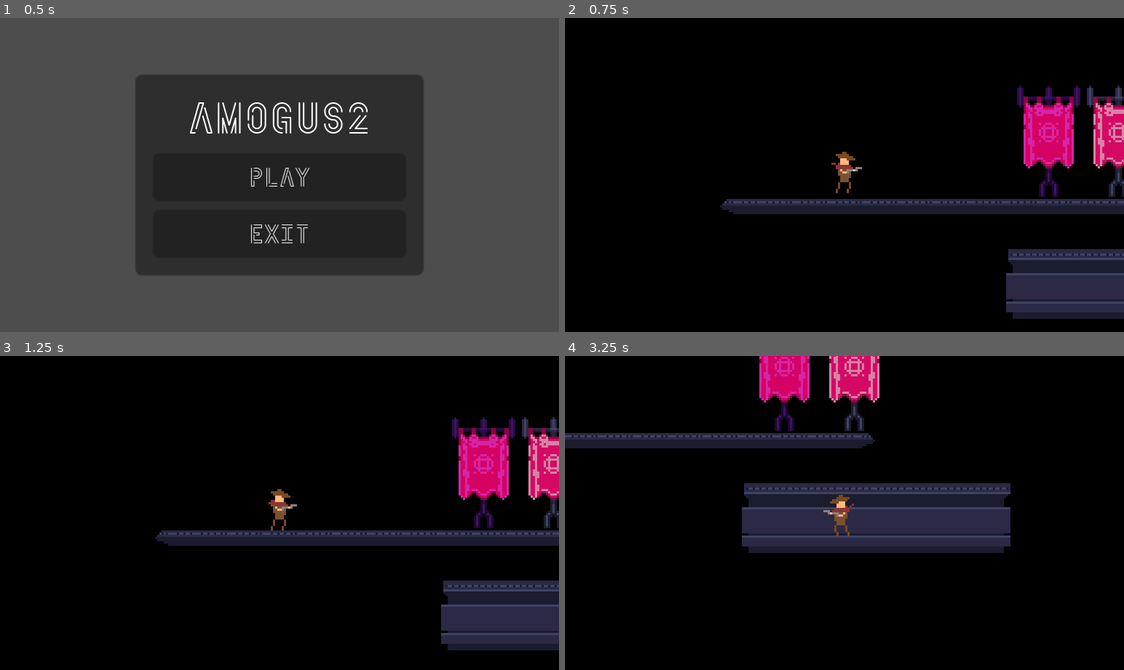
Above: before the commit, frames 1-4 (two rows, left to right).
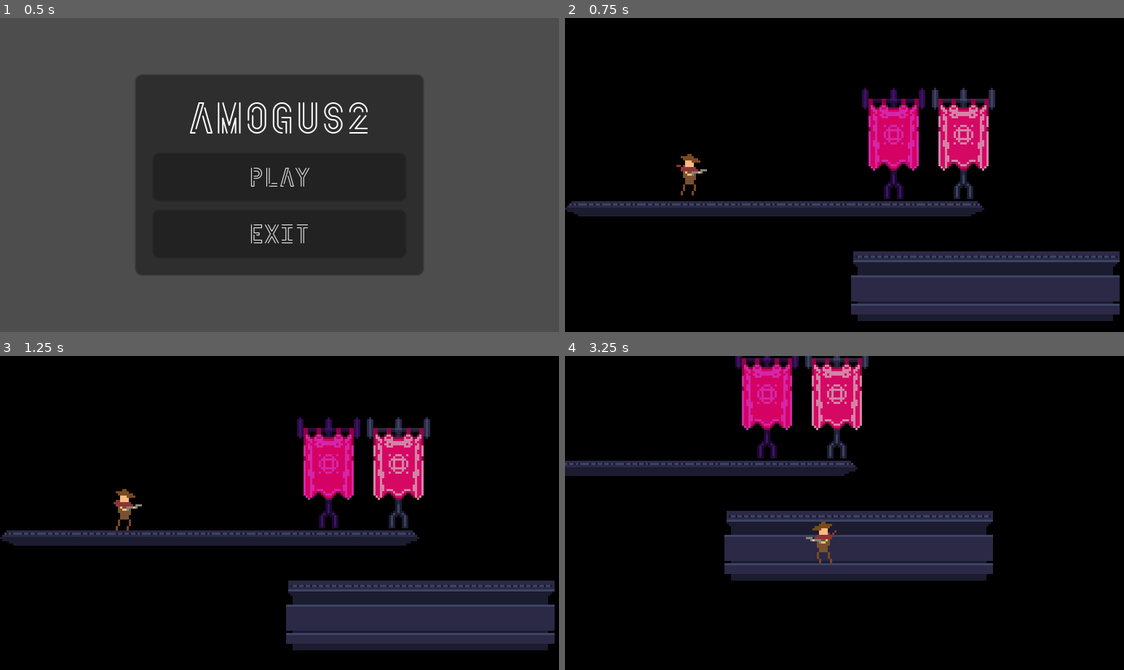
Above: after the commit, the same moments.

Repository: elixs/amogus2
Game: Godot game, scene res://ui/main_menu.tscn
Two runs of this game, one before a commit and one after it. Both use one fixed random seed, a clock stepped at 60 frames per second and the inputs below. The engine's default icon, where the game draws it, is replaced by a stand-in: a white triangle on a blue panel in a dark square.
Inputs (mouse positions are in pixels of both pictures, inside the frame that each line leads up to):
- Up to frame 1 (0.5 s): no input
- Up to frame 2 (0.75 s): click "Play" at 0.5 s
- Up to frame 3 (1.25 s): no input
- Up to frame 4 (3.25 s): move the mouse to (967, 497) at 1.27 s; hold C (camera) 1.28-2.03 s; hold D (move_right) 1.28-2.78 s; tap Space (jump) at 1.52, 1.82, 2.27, 2.3, 2.57, 2.85 s; click (967, 497) at 1.55 s; move the mouse to (732, 528) at 2.02 s; click (732, 528) at 2.1 s; move the mouse to (900, 443) at 2.77 s; hold A (move_left) from 2.78 s (still down); hold C (camera) from 2.78 s (still down)

Frame 1 is identical in both runs. In frame 2, 20% of the frame differs, in the area x 0-100%, y 21-97%; in frame 3, 18%; in frame 4, 20%.

Commit message:
music, sfx and attack

Diff:
--- /dev/null
+++ b/default_bus_layout.tres
@@ -0,0 +1,36 @@
+[gd_resource type="AudioBusLayout" load_steps=5 format=3 uid="uid://d3dtyik2vgqhl"]
+
+[sub_resource type="AudioEffectPhaser" id="AudioEffectPhaser_te5bi"]
+resource_name = "Phaser"
+
+[sub_resource type="AudioEffectPhaser" id="AudioEffectPhaser_ix4ay"]
+resource_name = "Phaser"
+
+[sub_resource type="AudioEffectLowPassFilter" id="AudioEffectLowPassFilter_73q1k"]
+resource_name = "LowPassFilter"
+
+[sub_resource type="AudioEffectReverb" id="AudioEffectReverb_un37o"]
+resource_name = "Reverb"
+
+[resource]
+bus/0/volume_db = -0.0282841
+bus/1/name = &"Music"
+bus/1/solo = false
+bus/1/mute = false
+bus/1/bypass_fx = false
+bus/1/volume_db = -0.0282841
+bus/1/send = &"Master"
+bus/1/effect/0/effect = SubResource("AudioEffectPhaser_te5bi")
+bus/1/effect/0/enabled = true
+bus/2/name = &"SFX"
+bus/2/solo = false
+bus/2/mute = false
+bus/2/bypass_fx = false
+bus/2/volume_db = 0.0
+bus/2/send = &"Master"
+bus/2/effect/0/effect = SubResource("AudioEffectPhaser_ix4ay")
+bus/2/effect/0/enabled = true
+bus/2/effect/1/effect = SubResource("AudioEffectLowPassFilter_73q1k")
+bus/2/effect/1/enabled = true
+bus/2/effect/2/effect = SubResource("AudioEffectReverb_un37o")
+bus/2/effect/2/enabled = true
--- a/project.godot
+++ b/project.godot
@@ -73,6 +73,17 @@
 "events": [Object(InputEventMouseButton,"resource_local_to_scene":false,"resource_name":"","device":-1,"window_id":0,"a …(245 unchanged characters)…
 ]
 }
+attack={
+"deadzone": 0.5,
+"events": [Object(InputEventMouseButton,"resource_local_to_scene":false,"resource_name":"","device":-1,"window_id":0,"alt_pressed":false,"shift_pressed":false,"ctrl_pressed":false,"meta_pressed":false,"button_mask":1,"position":Vector2(291.8, 39.8),"global_position":Vector2(299, 116),"factor":1.0,"button_index":1,"pressed":true,"double_click":false,"script":null)
+]
+}
+
+[layer_names]
+
+2d_physics/layer_1="world"
+2d_physics/layer_2="player"
+2d_physics/layer_3="enemy"
 
 [rendering]
 
--- a/scenes/enemy.gd
+++ b/scenes/enemy.gd
@@ -1,3 +1,5 @@
+class_name Enemy
+
 extends CharacterBody2D
 
 var gravity = ProjectSettings.get_setting("physics/2d/default_gravity") / 10
@@ -8,4 +10,9 @@
 
 	move_and_slide()
 
-	print(Game.jumps)
+
+func take_damage():
+	print("auch")
+	modulate = Color.RED
+	await get_tree().create_timer(0.2).timeout
+	modulate = Color.WHITE
--- a/scenes/enemy.tscn
+++ b/scenes/enemy.tscn
@@ -8,6 +8,8 @@
 height = 16.0
 
 [node name="Enemy" type="CharacterBody2D" groups=["camera"]]
+collision_layer = 5
+collision_mask = 5
 script = ExtResource("1_dbyj0")
 
 [node name="Sprite2D" type="Sprite2D" parent="."]
--- a/scenes/main.tscn
+++ b/scenes/main.tscn
@@ -6,6 +6,7 @@
 [ext_resource type="PackedScene" uid="uid://qcr0020fw67i" path="res://scenes/follow_camera.tscn" id="3_mubxh"]
 [ext_resource type="Texture2D" uid="uid://bsoto5pswsr8b" path="res://assets/Tile Set/StaticTiles.png" id="5_iodlm"]
 [ext_resource type="Texture2D" uid="uid://bu83oflssdbl1" path="res://assets/37033d6e-0c40-44a3-857b-0192add29fc7.png" id="6_7tn55"]
+[ext_resource type="AudioStream" uid="uid://c8vxxhngph56d" path="res://assets/Wild West Music - Harvey Carman/MP3/Slinger Swagger (loop).mp3" id="7_uai0y"]
 
 [sub_resource type="TileSetAtlasSource" id="TileSetAtlasSource_sf5i6"]
 texture = ExtResource("3_2meep")
@@ -470,6 +471,7 @@
 layer_0/tile_data = PackedInt32Array(393217, 327680, 0, 393218, 327680, 0, 393216, 262144, 0, 393219, 327680, 0, 393220 …(507 unchanged characters)…
 
 [node name="FollowCamera" parent="." instance=ExtResource("3_mubxh")]
+enabled = false
 
 [node name="Player" parent="." instance=ExtResource("2_k8b1r")]
 position = Vector2(57, 92)
@@ -483,3 +485,8 @@
 [node name="TileMap3" type="TileMap" parent="."]
 tile_set = SubResource("TileSet_g8km6")
 format = 2
+
+[node name="AudioStreamPlayer" type="AudioStreamPlayer" parent="."]
+stream = ExtResource("7_uai0y")
+autoplay = true
+bus = &"Music"
--- a/scenes/player.gd
+++ b/scenes/player.gd
@@ -16,9 +16,14 @@
 @onready var camera = $Camera
 @onready var camera_zoom = $CameraZoom
 
+@onready var audio_stream_player = $AudioStreamPlayer
+@onready var area_2d = $Pivot/Area2D
+
+
 func _ready():
 	animation_tree.active = true
-#	camera.enabled = true
+	camera.enabled = true
+	area_2d.body_entered.connect(_on_body_entered)
 
 func _physics_process(delta):
 	if not is_on_floor():
@@ -27,6 +32,7 @@
 	if Input.is_action_just_pressed("jump") and is_on_floor():
 		velocity.y = JUMP_VELOCITY
 		Game.jumps += 1
+		audio_stream_player.play()
 
 	var move_input = Input.get_axis("move_left", "move_right")
 
@@ -36,6 +42,9 @@
 
 	if Input.is_action_just_pressed("spawn"):
 		_spawn()
+
+	if Input.is_action_just_pressed("attack"):
+		_attack()
 
 	# animation
 
@@ -64,3 +73,15 @@
 	var enemy = Enemy.instantiate()
 	get_parent().add_child(enemy)
 	enemy.global_position = get_global_mouse_position()
+
+
+func _attack():
+	playback.call_deferred("travel", "attack")
+
+
+func _on_body_entered(body: Node):
+	if body.has_method("take_damage"):
+		body.take_damage()
+	if body is CharacterBody2D:
+		var character = body as CharacterBody2D
+		character.velocity = (character.global_position - global_position).normalized() * 300
--- a/scenes/player.tscn
+++ b/scenes/player.tscn
@@ -1,8 +1,13 @@
-[gd_scene load_steps=33 format=3 uid="uid://cj2eny6k3ufs6"]
+[gd_scene load_steps=42 format=3 uid="uid://cj2eny6k3ufs6"]
 
 [ext_resource type="Texture2D" uid="uid://v40ljdvwi3xm" path="res://assets/mini cowboy-different 1.png" id="1_ndijd"]
 [ext_resource type="Script" path="res://scenes/player.gd" id="1_xpfnj"]
 [ext_resource type="PackedScene" uid="uid://dn844xh8mytx3" path="res://ui/pause_menu.tscn" id="3_qiyis"]
+[ext_resource type="AudioStream" uid="uid://w05hsn4gg3ud" path="res://assets/audio effects retro/Animal and caracters/characters/actions and reactions interactions/jump.wav" id="4_vqcue"]
+[ext_resource type="AudioStream" uid="uid://ij1v7d66kcha" path="res://assets/audio effects retro/Animal and caracters/characters/actions and reactions interactions/attack/attack variation.wav" id="5_o3nfr"]
+
+[sub_resource type="RectangleShape2D" id="RectangleShape2D_jivw5"]
+size = Vector2(17, 16.5)
 
 [sub_resource type="CapsuleShape2D" id="CapsuleShape2D_bwnwi"]
 radius = 2.0
@@ -49,14 +54,14 @@
 tracks/3/type = "value"
 tracks/3/imported = false
 tracks/3/enabled = true
-tracks/3/path = NodePath("Pivot/Sprite2D:vframes")
+tracks/3/path = NodePath("Pivot/Area2D/CollisionShape2D:disabled")
 tracks/3/interp = 1
 tracks/3/loop_wrap = true
 tracks/3/keys = {
 "times": PackedFloat32Array(0),
 "transitions": PackedFloat32Array(1),
 "update": 1,
-"values": [8]
+"values": [true]
 }
 
 [sub_resource type="Animation" id="Animation_g75ko"]
@@ -90,22 +95,10 @@
 tracks/2/type = "value"
 tracks/2/imported = false
 tracks/2/enabled = true
-tracks/2/path = NodePath("Pivot/Sprite2D:vframes")
-tracks/2/interp = 1
-tracks/2/loop_wrap = true
-tracks/2/keys = {
-"times": PackedFloat32Array(0),
-"transitions": PackedFloat32Array(1),
-"update": 1,
-"values": [7]
-}
-tracks/3/type = "value"
-tracks/3/imported = false
-tracks/3/enabled = true
-tracks/3/path = NodePath("Pivot/Sprite2D:frame")
-tracks/3/interp = 1
-tracks/3/loop_wrap = true
-tracks/3/keys = {
+tracks/2/path = NodePath("Pivot/Sprite2D:frame")
+tracks/2/interp = 1
+tracks/2/loop_wrap = true
+tracks/2/keys = {
 "times": PackedFloat32Array(0, 0.1),
 "transitions": PackedFloat32Array(1, 1),
 "update": 1,
@@ -152,18 +145,6 @@
 "update": 1,
 "values": [3]
 }
-tracks/3/type = "value"
-tracks/3/imported = false
-tracks/3/enabled = true
-tracks/3/path = NodePath("Pivot/Sprite2D:vframes")
-tracks/3/interp = 1
-tracks/3/loop_wrap = true
-tracks/3/keys = {
-"times": PackedFloat32Array(0),
-"transitions": PackedFloat32Array(1),
-"update": 1,
-"values": [7]
-}
 
 [sub_resource type="Animation" id="Animation_g4hg7"]
 resource_name = "jump"
@@ -196,22 +177,10 @@
 tracks/2/type = "value"
 tracks/2/imported = false
 tracks/2/enabled = true
-tracks/2/path = NodePath("Pivot/Sprite2D:vframes")
-tracks/2/interp = 1
-tracks/2/loop_wrap = true
-tracks/2/keys = {
-"times": PackedFloat32Array(0),
-"transitions": PackedFloat32Array(1),
-"update": 1,
-"values": [7]
-}
-tracks/3/type = "value"
-tracks/3/imported = false
-tracks/3/enabled = true
-tracks/3/path = NodePath("Pivot/Sprite2D:frame")
-tracks/3/interp = 1
-tracks/3/loop_wrap = true
-tracks/3/keys = {
+tracks/2/path = NodePath("Pivot/Sprite2D:frame")
+tracks/2/interp = 1
+tracks/2/loop_wrap = true
+tracks/2/keys = {
 "times": PackedFloat32Array(0, 0.1),
 "transitions": PackedFloat32Array(1, 1),
 "update": 1,
@@ -248,22 +217,10 @@
 tracks/2/type = "value"
 tracks/2/imported = false
 tracks/2/enabled = true
-tracks/2/path = NodePath("Pivot/Sprite2D:vframes")
-tracks/2/interp = 1
-tracks/2/loop_wrap = true
-tracks/2/keys = {
-"times": PackedFloat32Array(0),
-"transitions": PackedFloat32Array(1),
-"update": 1,
-"values": [7]
-}
-tracks/3/type = "value"
-tracks/3/imported = false
-tracks/3/enabled = true
-tracks/3/path = NodePath("Pivot/Sprite2D:frame")
-tracks/3/interp = 1
-tracks/3/loop_wrap = true
-tracks/3/keys = {
+tracks/2/path = NodePath("Pivot/Sprite2D:frame")
+tracks/2/interp = 1
+tracks/2/loop_wrap = true
+tracks/2/keys = {
 "times": PackedFloat32Array(0, 0.1, 0.2),
 "transitions": PackedFloat32Array(1, 1, 1),
 "update": 1,
@@ -300,22 +257,10 @@
 tracks/2/type = "value"
 tracks/2/imported = false
 tracks/2/enabled = true
-tracks/2/path = NodePath("Pivot/Sprite2D:vframes")
-tracks/2/interp = 1
-tracks/2/loop_wrap = true
-tracks/2/keys = {
-"times": PackedFloat32Array(0),
-"transitions": PackedFloat32Array(1),
-"update": 1,
-"values": [7]
-}
-tracks/3/type = "value"
-tracks/3/imported = false
-tracks/3/enabled = true
-tracks/3/path = NodePath("Pivot/Sprite2D:frame")
-tracks/3/interp = 1
-tracks/3/loop_wrap = true
-tracks/3/keys = {
+tracks/2/path = NodePath("Pivot/Sprite2D:frame")
+tracks/2/interp = 1
+tracks/2/loop_wrap = true
+tracks/2/keys = {
 "times": PackedFloat32Array(0, 0.1),
 "transitions": PackedFloat32Array(1, 1),
 "update": 1,
@@ -353,31 +298,63 @@
 tracks/2/type = "value"
 tracks/2/imported = false
 tracks/2/enabled = true
-tracks/2/path = NodePath("Pivot/Sprite2D:vframes")
-tracks/2/interp = 1
-tracks/2/loop_wrap = true
-tracks/2/keys = {
-"times": PackedFloat32Array(0),
-"transitions": PackedFloat32Array(1),
-"update": 1,
-"values": [7]
-}
-tracks/3/type = "value"
-tracks/3/imported = false
-tracks/3/enabled = true
-tracks/3/path = NodePath("Pivot/Sprite2D:frame")
-tracks/3/interp = 1
-tracks/3/loop_wrap = true
-tracks/3/keys = {
+tracks/2/path = NodePath("Pivot/Sprite2D:frame")
+tracks/2/interp = 1
+tracks/2/loop_wrap = true
+tracks/2/keys = {
 "times": PackedFloat32Array(0, 0.1, 0.2, 0.3),
 "transitions": PackedFloat32Array(1, 1, 1, 1),
 "update": 1,
 "values": [5, 6, 7, 6]
 }
+
+[sub_resource type="Animation" id="Animation_p0l13"]
+resource_name = "attack"
+length = 0.6
+tracks/0/type = "value"
+tracks/0/imported = false
+tracks/0/enabled = true
+tracks/0/path = NodePath("Pivot/Sprite2D:frame")
+tracks/0/interp = 1
+tracks/0/loop_wrap = true
+tracks/0/keys = {
+"times": PackedFloat32Array(0, 0.2, 0.4, 0.5),
+"transitions": PackedFloat32Array(1, 1, 1, 1),
+"update": 1,
+"values": [21, 22, 23, 20]
+}
+tracks/1/type = "value"
+tracks/1/imported = false
+tracks/1/enabled = true
+tracks/1/path = NodePath("Pivot/Area2D/CollisionShape2D:disabled")
+tracks/1/interp = 1
+tracks/1/loop_wrap = true
+tracks/1/keys = {
+"times": PackedFloat32Array(0.2, 0.4),
+"transitions": PackedFloat32Array(1, 1),
+"update": 1,
+"values": [false, true]
+}
+tracks/2/type = "audio"
+tracks/2/imported = false
+tracks/2/enabled = true
+tracks/2/path = NodePath("AttackPlayer")
+tracks/2/interp = 1
+tracks/2/loop_wrap = true
+tracks/2/keys = {
+"clips": [{
+"end_offset": 0.0,
+"start_offset": 0.0,
+"stream": ExtResource("5_o3nfr")
+}],
+"times": PackedFloat32Array(0.2)
+}
+tracks/2/use_blend = true
 
 [sub_resource type="AnimationLibrary" id="AnimationLibrary_52v7d"]
 _data = {
 "RESET": SubResource("Animation_cnhch"),
+"attack": SubResource("Animation_p0l13"),
 "fall": SubResource("Animation_g75ko"),
 "idle": SubResource("Animation_vv7oy"),
 "jump": SubResource("Animation_g4hg7"),
@@ -386,6 +363,9 @@
 "run": SubResource("Animation_i6y3m")
 }
 
+[sub_resource type="AnimationNodeAnimation" id="AnimationNodeAnimation_tgmrt"]
+animation = &"attack"
+
 [sub_resource type="AnimationNodeAnimation" id="AnimationNodeAnimation_nldpf"]
 animation = &"fall"
 
@@ -431,7 +411,19 @@
 
 [sub_resource type="AnimationNodeStateMachineTransition" id="AnimationNodeStateMachineTransition_jtbrj"]
 
+[sub_resource type="AnimationNodeStateMachineTransition" id="AnimationNodeStateMachineTransition_34kpo"]
+
+[sub_resource type="AnimationNodeStateMachineTransition" id="AnimationNodeStateMachineTransition_5be2n"]
+
+[sub_resource type="AnimationNodeStateMachineTransition" id="AnimationNodeStateMachineTransition_fefux"]
+switch_mode = 2
+
+[sub_resource type="AnimationNodeStateMachineTransition" id="AnimationNodeStateMachineTransition_7f1do"]
+switch_mode = 2
+
 [sub_resource type="AnimationNodeStateMachine" id="AnimationNodeStateMachine_68eqi"]
+states/attack/node = SubResource("AnimationNodeAnimation_tgmrt")
+states/attack/position = Vector2(528.667, 175.667)
 states/fall/node = SubResource("AnimationNodeAnimation_nldpf")
 states/fall/position = Vector2(624.889, -53.2593)
 states/idle/node = SubResource("AnimationNodeAnimation_vmewa")
@@ -444,22 +436,33 @@
 states/land/position = Vector2(760.333, -52.6502)
 states/run/node = SubResource("AnimationNodeAnimation_chktk")
 states/run/position = Vector2(632.111, 100.186)
-transitions = ["Start", "idle", SubResource("AnimationNodeSt …(815 unchanged characters)… mationNodeStateMachineTransition_jtbrj")]
-graph_offset = Vector2(275, 24)
+transitions = ["Start", "idle", SubResource("AnimationNodeSt …(815 unchanged characters)… mationNodeStateMachineTransition_jtbrj"), "idle", "attack", SubResource("AnimationNodeStateMachineTransition_34kpo"), "run", "attack", SubResource("AnimationNodeStateMachineTransition_5be2n"), "attack", "run", SubResource("AnimationNodeStateMachineTransition_fefux"), "attack", "idle", SubResource("AnimationNodeStateMachineTransition_7f1do")]
+graph_offset = Vector2(218, 81)
 
 [sub_resource type="AnimationNodeStateMachinePlayback" id="AnimationNodeStateMachinePlayback_xfeok"]
 
 [node name="Player" type="CharacterBody2D" groups=["camera"]]
+collision_layer = 3
+collision_mask = 3
 script = ExtResource("1_xpfnj")
 
 [node name="Pivot" type="Node2D" parent="."]
 
 [node name="Sprite2D" type="Sprite2D" parent="Pivot"]
-position = Vector2(-7, 0)
+position = Vector2(3, 0)
 texture = ExtResource("1_ndijd")
 hframes = 3
 vframes = 8
 metadata/_edit_lock_ = true
+
+[node name="Area2D" type="Area2D" parent="Pivot"]
+collision_layer = 0
+collision_mask = 4
+
+[node name="CollisionShape2D" type="CollisionShape2D" parent="Pivot/Area2D"]
+position = Vector2(10.5, 0.25)
+shape = SubResource("RectangleShape2D_jivw5")
+disabled = true
 
 [node name="CollisionShape2D" type="CollisionShape2D" parent="."]
 shape = SubResource("CapsuleShape2D_bwnwi")
@@ -494,3 +497,10 @@
 limit_left = 0
 position_smoothing_enabled = true
 position_smoothing_speed = 8.0
+
+[node name="AudioStreamPlayer" type="AudioStreamPlayer" parent="."]
+stream = ExtResource("4_vqcue")
+volume_db = -5.0
+bus = &"SFX"
+
+[node name="AttackPlayer" type="AudioStreamPlayer" parent="."]
Not shown, added: assets/Wild West Music - Harvey Carman/MP3/Confronting The Man In Black.mp3.import
Not shown, added: assets/Wild West Music - Harvey Carman/MP3/Fetlocks In The Wind.mp3.import
Not shown, added: assets/Wild West Music - Harvey Carman/MP3/Slinger Swagger (loop).mp3.import
Not shown, added: assets/Wild West Music - Harvey Carman/MP3/Too Late To Save The Town.mp3.import
Not shown, added: assets/Wild West Music - Harvey Carman/MP3/We Don't Need Railroads (loop).mp3.import
Not shown, added: assets/Wild West Music - Harvey Carman/MP3/We Ride At Dawn! (loop).mp3.import
Not shown, added: assets/Wild West Music - Harvey Carman/MP3/Whiskey Barn Dance (loop).mp3.import
Not shown, added: assets/Wild West Music - Harvey Carman/MP3/Whiskey Barn Dance.mp3.import
Not shown, added: assets/Wild West Music - Harvey Carman/Read me, fam!.txt
Binary file added: assets/Wild West Music - Harvey Carman/WildWest_1950x1300.png
Not shown, added: assets/Wild West Music - Harvey Carman/WildWest_1950x1300.png.import
Not shown, added: assets/audio effects retro/Animal and caracters/animal/angry animal.wav.import
(and 270 more such lines)
